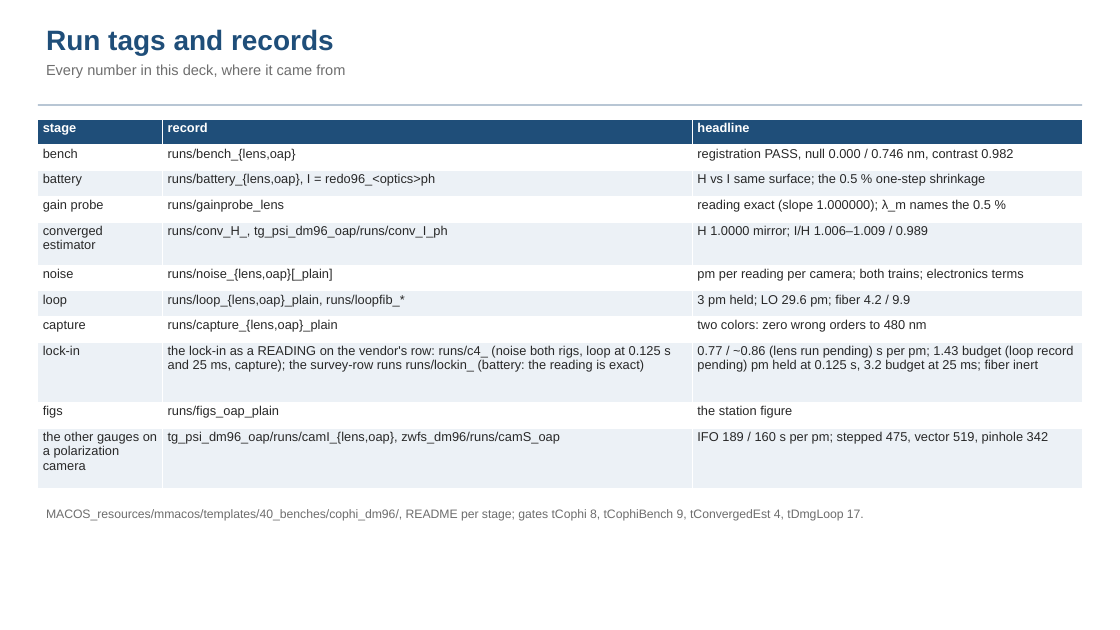
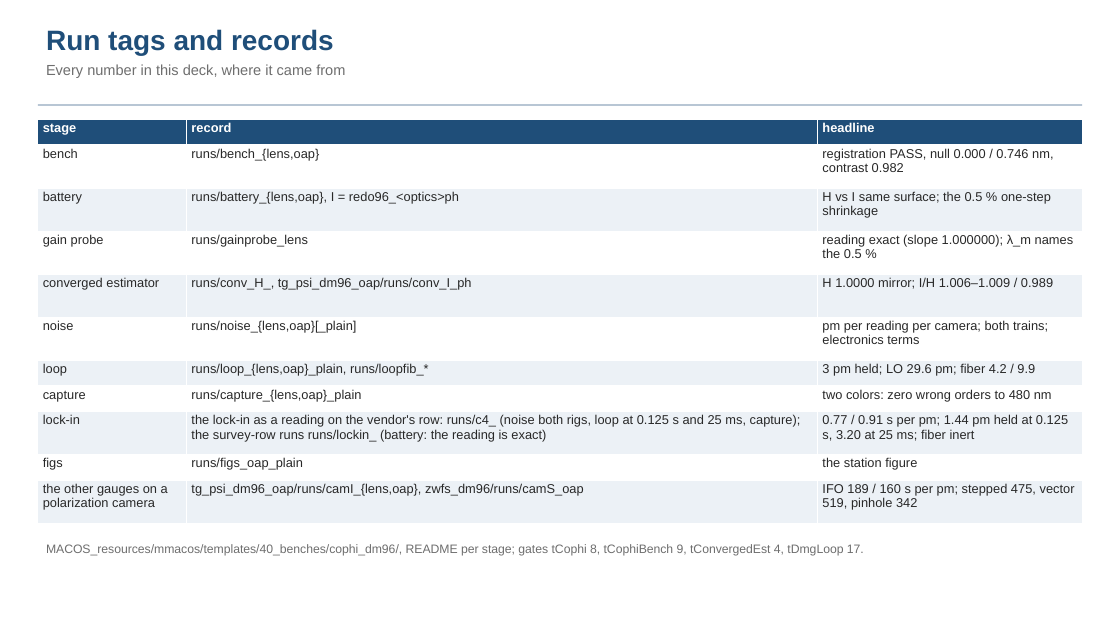
Before and after one commit to nasa-jpl/macos, a slide deck: slide 27 of demo_session/deck_cophi.pptx. Drawn at 1120x630 pixels with LibreOffice and Linux fonts; fonts in the diff are those of the drawing. Boxes give left, top, right and bottom in pixels: in the first picture for what was removed or moved away, otherwise in the second. Text is boxed around its words. In the diff, an @@ line names an element or a change of style, - is before the commit and + after.

```diff
--- a/demo_session/deck_cophi.pptx
+++ b/demo_session/deck_cophi.pptx
@@ table at bbox=[38, 119, 1082, 523] @@
-row 9, column 2: the lock-in as a READING on the vendor's row: runs/c4_ (noise both rigs, loop at 0.125 s and 25 ms, capture); the survey-row runs runs/lockin_ (battery: the reading is exact)
+row 9, column 2: the lock-in as a reading on the vendor's row: runs/c4_ (noise both rigs, loop at 0.125 s and 25 ms, capture); the survey-row runs runs/lockin_ (battery: the reading is exact)
-row 9, column 3: 0.77 / ~0.86 (lens run pending) s per pm; 1.43 budget (loop record pending) pm held at 0.125 s, 3.2 budget at 25 ms; fiber inert
+row 9, column 3: 0.77 / 0.91 s per pm; 1.44 pm held at 0.125 s, 3.20 at 25 ms; fiber inert
@@ text "MACOS_resources/mmacos/templates/40_benches/cophi_dm96/, REA ...": place and size @@
-text "MACOS_resources/mmacos/templates/40_benches/cophi_dm96/, REA ..." at bbox=[46, 509, 864, 521]
+text "MACOS_resources/mmacos/templates/40_benches/cophi_dm96/, REA ..." at bbox=[46, 544, 864, 556]
```
Also in this commit, not shown: 11 other slides changed, 4 other files.
